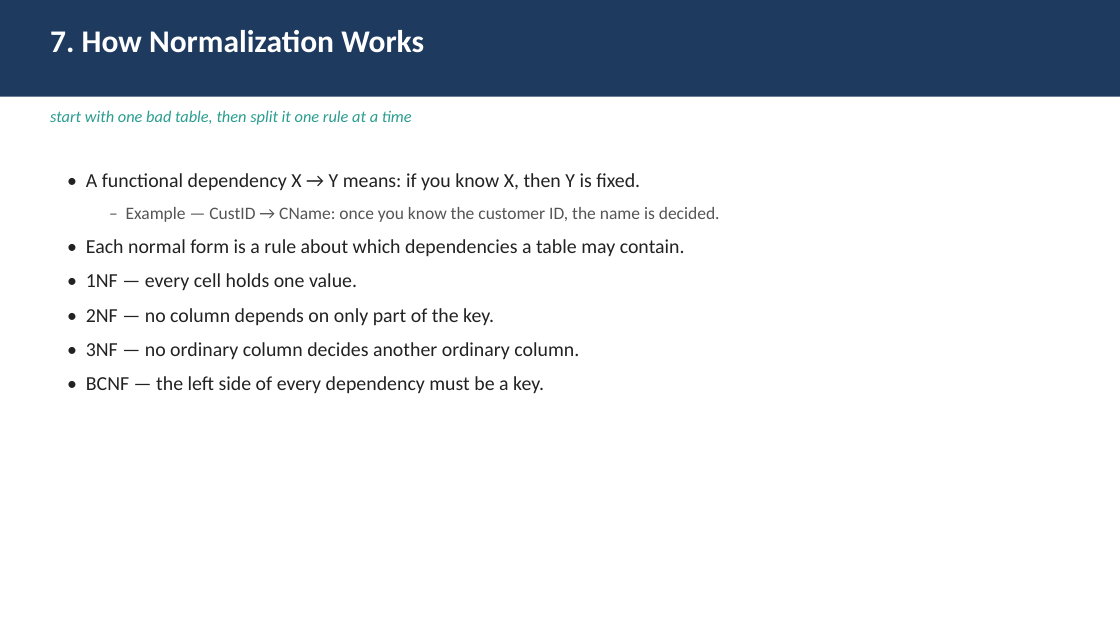
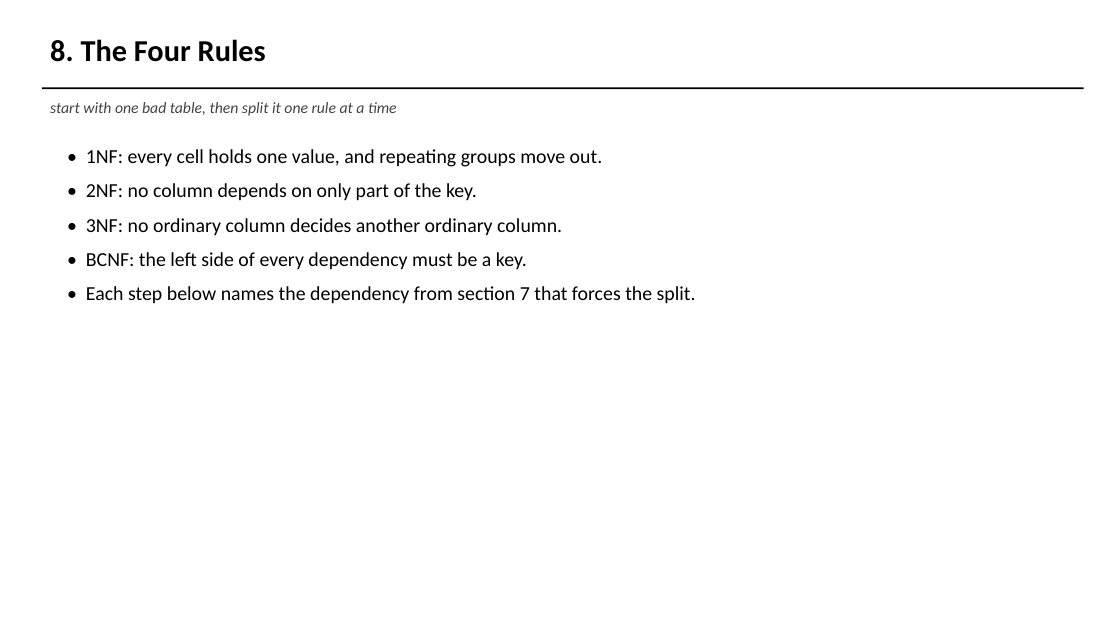
Before and after one commit to AviDhandhania/warehouse-supply-chain-dbms, a slide deck: slide 18 of presentation/DA1_Presentation.pptx (slide 13 before the commit). Drawn at 1120x630 pixels with LibreOffice and Linux fonts; fonts in the diff are those of the drawing. Boxes give left, top, right and bottom in pixels: in the first picture for what was removed or moved away, otherwise in the second. Text is boxed around its words. In the diff, an @@ line names an element or a change of style, - is before the commit and + after.

```diff
--- a/presentation/DA1_Presentation.pptx
+++ b/presentation/DA1_Presentation.pptx
@@ text removed at bbox=[50, 30, 424, 53] @@
-7. How Normalization Works
@@ text added at bbox=[50, 39, 266, 62], 26 pt, text #000000, bold @@
+8. The Four Rules
@@ rectangle: place and size @@
-rectangle at bbox=[0, 0, 1120, 97]
+rectangle at bbox=[42, 87, 1084, 89]
@@ rectangle at bbox=[42, 87, 1084, 89]: fill #1F3A5F to #000000 @@
@@ text "start with one bad table, ...": place and size @@
-text "start with one bad table, ..." at bbox=[50, 110, 412, 125]
+text "start with one bad table, ..." at bbox=[50, 102, 397, 116]
@@ text "start with one bad table, ..." at bbox=[50, 102, 397, 116]: size 14 to 13.5 pt, text colour #2A9D8F to #444444 @@
@@ text at bbox=[86, 149, 696, 304]: text changed; text colour #222222 to #000000 @@
-• A functional dependency X → Y means: if you know X, then Y is fixed.
-  – Example — CustID → CName: once you know the customer ID, the name is decided.
-• Each normal form is a rule about which dependencies a table may contain.
-• 1NF — every cell holds one value.
-• 2NF — no column depends on only part of the key.
-• 3NF — no ordinary column decides another ordinary column.
-• BCNF — the left side of every dependency must be a key.
+• 1NF: every cell holds one value, and repeating groups move out.
+• 2NF: no column depends on only part of the key.
+• 3NF: no ordinary column decides another ordinary column.
+• BCNF: the left side of every dependency must be a key.
+• Each step below names the dependency from section 7 that forces the split.
```
Also in this commit, not shown: 16 other slides changed, 16 slides added, 5 slides removed, 14 other files.
